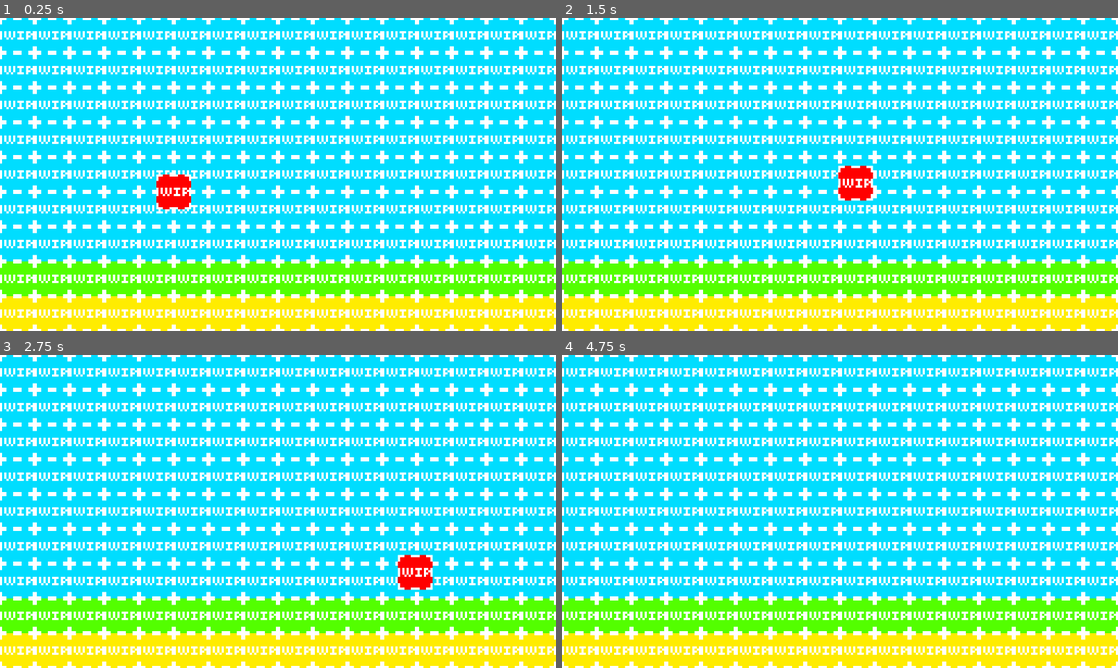
Above: before the commit, frames 1-4 (two rows, left to right).
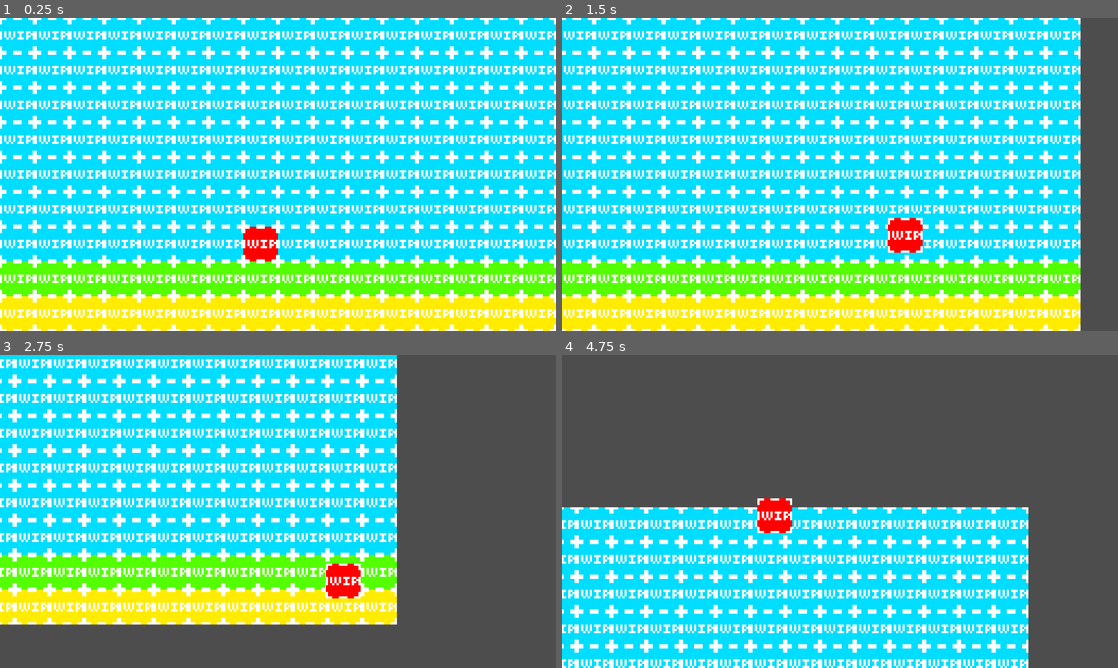
Above: after the commit, the same moments.

Repository: Soul-twan/informatica-eindproject
Game: Godot game, scene res://scene.tscn
The game is run twice, just before and just after one commit, with the same random seed, the same clock (stepped at 60 frames per second) and the same inputs.
Inputs:
- Up to frame 1 (0.25 s): no input
- Up to frame 2 (1.5 s): tap Enter at 0.5 s; hold Right (ui_right) 0.53-1.28 s; tap Space (ui_select) at 0.77 s; hold Down (ui_down) from 1.28 s (still down)
- Up to frame 3 (2.75 s): tap Space (ui_select) at 1.52 s; release Down (ui_down) at 2.03 s; hold Right (ui_right) from 2.03 s (still down)
- Up to frame 4 (4.75 s): release Right (ui_right) at 2.78 s; hold Up (ui_up) 2.78-3.53 s; tap Space (ui_select) at 3.02, 3.77, 4.52 s; hold Left (ui_left) from 3.53 s (still down)

The runs differ from the first frame. In frame 1, 1.2% of the frame differs, in the area x 28-50%, y 50-78%; in frame 2, 35%; in frame 3, 78%; in frame 4, 85%, in the area x 0-100%, y 0-100%.

Commit message:
Camera movement

Diff:
--- a/camera.gd
+++ b/camera.gd
@@ -1,11 +1,26 @@
 extends Camera2D
 
+var player
 
 # Called when the node enters the scene tree for the first time.
 func _ready() -> void:
-	pass # Replace with function body.
+	player = get_node("../Player")
 
 
 # Called every frame. 'delta' is the elapsed time since the previous frame.
-func _process(delta: float) -> void:
-	pass
+func _process(_delta: float) -> void:
+	var positionDelta = Vector2(0,0)
+	positionDelta = position - player.position
+	positionDelta.y += 85
+
+	var boundingDistance = Vector2(150, 75)
+
+	if positionDelta.x < -boundingDistance.x:
+		position.x -= positionDelta.x + boundingDistance.x
+	if positionDelta.x > boundingDistance.x:
+		position.x -= positionDelta.x - boundingDistance.x
+
+	if positionDelta.y < -boundingDistance.y:
+		position.y -= positionDelta.y + boundingDistance.y
+	if positionDelta.y > boundingDistance.y:
+		position.y -= positionDelta.y - boundingDistance.y
--- a/player.gd
+++ b/player.gd
@@ -5,7 +5,7 @@
 var moving = false
 
 func _ready() -> void:
-	position = Vector2(400,400)
+	position = Vector2(600,520)
 
 
 func _process(delta: float) -> void:
--- a/scene.tscn
+++ b/scene.tscn
@@ -2,6 +2,7 @@
 
 [ext_resource type="Script" uid="uid://c1wkuw0sh6mq2" path="res://player.gd" id="1_nxogm"]
 [ext_resource type="Texture2D" uid="uid://dfxoiqxrmt6ow" path="res://Placeholders/Placeholder tile sheet.png" id="2_nxogm"]
+[ext_resource type="Script" uid="uid://qojlbjvpnxv4" path="res://camera.gd" id="3_3253y"]
 
 [sub_resource type="RectangleShape2D" id="RectangleShape2D_nxogm"]
 size = Vector2(16, 16)
@@ -26,7 +27,7 @@
 [node name="Scene" type="Node2D" unique_id=197350044]
 
 [node name="Player" type="Node2D" parent="." unique_id=860782748]
-position = Vector2(600.00006, 519.00006)
+position = Vector2(600, 520)
 scale = Vector2(5, 5)
 script = ExtResource("1_nxogm")
 
@@ -43,9 +44,6 @@
 scale = Vector2(0.99999976, 0.99999976)
 shape = SubResource("RectangleShape2D_nxogm")
 
-[node name="Camera" type="Camera2D" parent="." unique_id=1090498527]
-position = Vector2(640, 360)
-
 [node name="TileMapLayer" type="TileMapLayer" parent="." unique_id=1055878315]
 z_index = -1
 texture_filter = 1
@@ -53,3 +51,8 @@
 tile_map_data = PackedByteArray("AAAAAAAAAAAAAAEAAAABAAAAAAAAAAEAAAACAAAAAAAAAAEAAAADAAAAAAAAAAEAAAAEAAAAAAAAAAEAAAAFAA …(2224 unchanged characters)…
 tile_set = SubResource("TileSet_3253y")
 collision_visibility_mode = 2
+
+[node name="Camera" type="Camera2D" parent="." unique_id=1090498527]
+position = Vector2(639.99994, 359.99994)
+scale = Vector2(0.9999999, 0.9999999)
+script = ExtResource("3_3253y")
